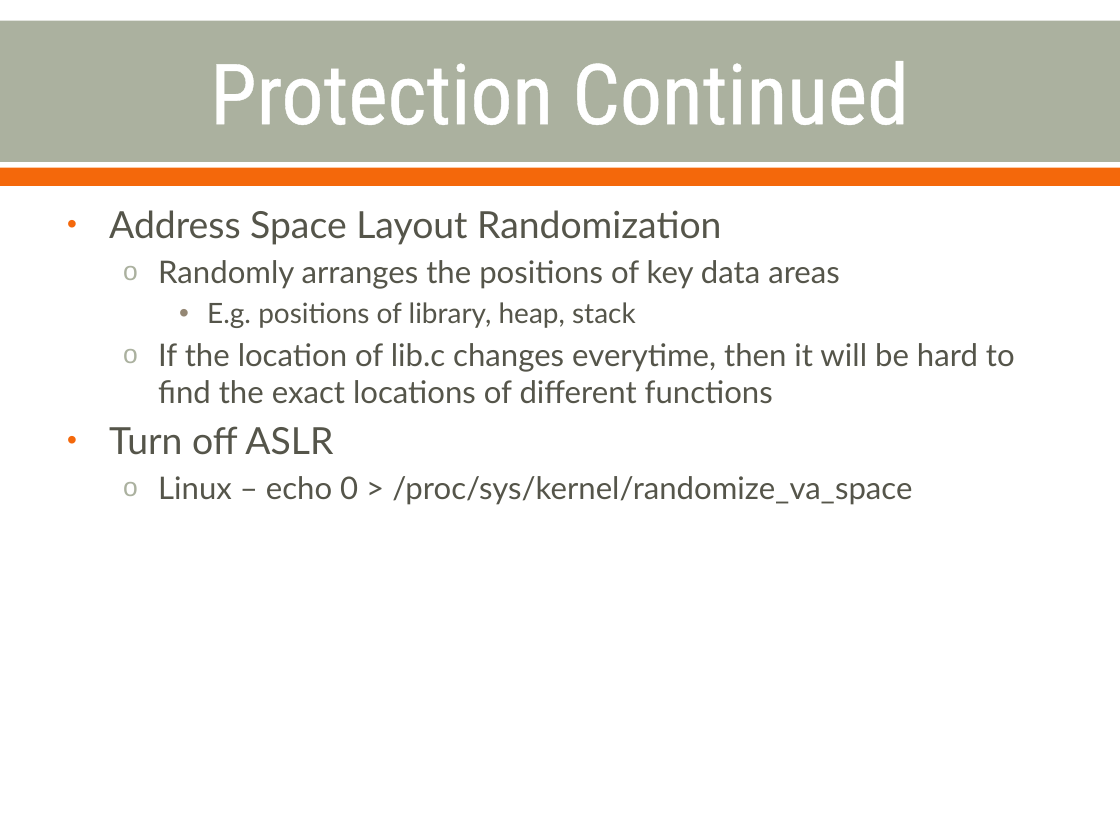
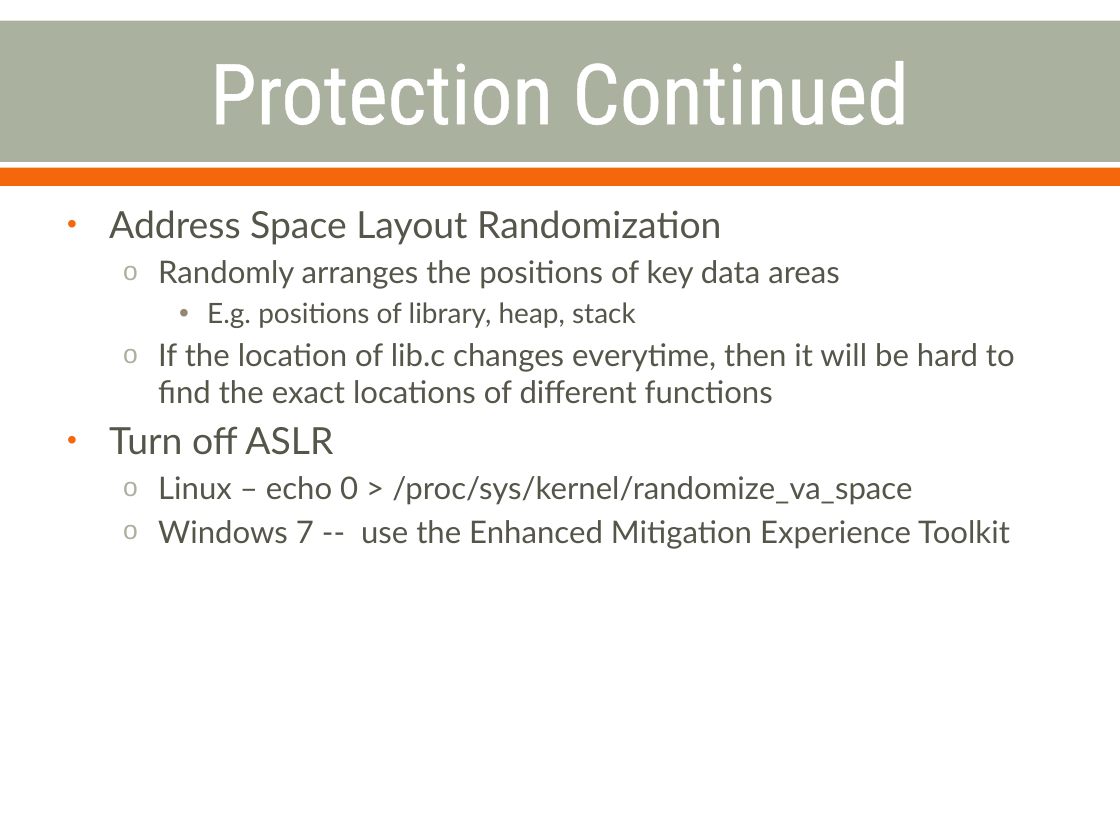
Before and after one commit to cornwe19/cse825, a slide deck: slide 48 of Buffer Overflow Attacks.pptx (slide 47 before the commit). Drawn at 1120x840 pixels with LibreOffice and Linux fonts; fonts in the diff are those of the drawing. Boxes give left, top, right and bottom in pixels: in the first picture for what was removed or moved away, otherwise in the second. Text is boxed around its words. In the diff, an @@ line names an element or a change of style, - is before the commit and + after.

```diff
--- a/Buffer Overflow Attacks.pptx
+++ b/Buffer Overflow Attacks.pptx
@@ text at [158,520,1010,549]: paragraph added @@
+  o Windows 7 -- use the Enhanced Mitigation Experience Toolkit
```
Also in this commit, not shown: 1 other slide changed, 2 slides added, 1 other file.
